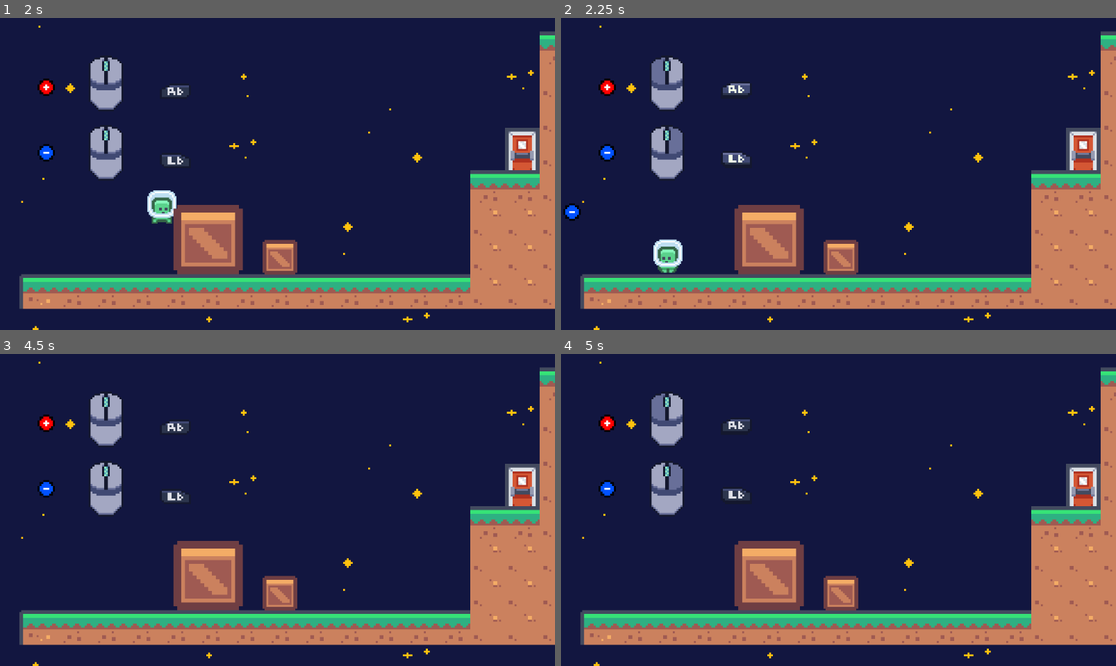
Above: before the commit, frames 1-4 (two rows, left to right).
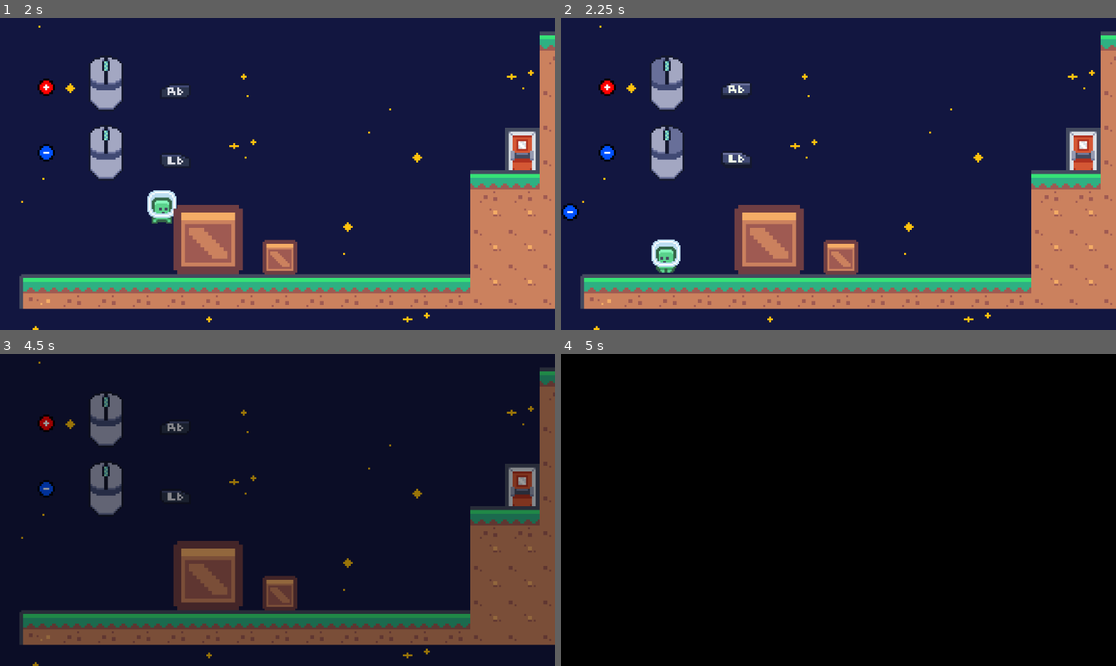
Above: after the commit, the same moments.

Repository: E-Be/GMTK_GJ2024
Game: Godot game, scene res://scenes/levels/level4.tscn
The game is run twice, just before and just after one commit, with the same random seed, the same clock (stepped at 60 frames per second) and the same inputs. This scene is started directly instead of the project's main scene.
Inputs (mouse positions are in pixels of both pictures, inside the frame that each line leads up to):
- Up to frame 1 (2 s): move the mouse to (399, 158) at 0.52 s; hold D (move_right) from 0.53 s (still down); tap S (look_down) at 0.6 s; tap Space (jump) at 0.77, 1.52 s; move the mouse to (166, 189) at 1.27 s; tap W (look_up) at 1.35 s
- Up to frame 2 (2.25 s): move the mouse to (894, 105) at 2.02 s; release D (move_right) at 2.03 s; hold A (move_left) from 2.03 s (still down); hold Right mouse button (shoot_minus) from 2.03 s (still down)
- Up to frame 3 (4.5 s): move the mouse to (249, 572) at 2.77 s; release A (move_left) at 2.78 s; release Right mouse button (shoot_minus) at 2.78 s; hold D (move_right) 2.78-4.28 s; click (249, 572) at 2.85 s; tap Space (jump) at 3.02, 3.77 s; move the mouse to (444, 556) at 3.52 s; tap S (look_down) at 3.6 s; tap Escape (main_menu, bound only after the commit) at 4.15 s; move the mouse to (111, 463) at 4.27 s; hold A (move_left) from 4.28 s (still down); tap W (look_up) at 4.35 s
- Up to frame 4 (5 s): keep holding A (move_left); tap Space (jump) at 4.52 s

Frame 1 is identical in both runs. In frame 2, 0.4% of the frame differs, in the area x 0-22%, y 59-82%; in frame 3, 99%; in frame 4, 100%, in the area x 0-100%, y 0-100%.

Commit message:
Added back to menu button

Diff:
--- a/autoload/scene_manager.gd
+++ b/autoload/scene_manager.gd
@@ -9,6 +9,10 @@
 func _ready():
 	currentScene = "World"
 	setVisible(false)
+
+func _process(delta):
+	if (Input.is_action_pressed("main_menu")):
+		loadLevel("World")
 
 func loadNextLevel():
 	if (currentScene.is_valid_int()):
--- a/project.godot
+++ b/project.godot
@@ -75,6 +75,12 @@
 , Object(InputEventJoypadButton,"resource_local_to_scene":false,"resource_name":"","device":-1,"button_index":8,"pressure":0.0,"pressed":false,"script":null)
 ]
 }
+main_menu={
+"deadzone": 0.5,
+"events": [Object(InputEventKey,"resource_local_to_scene":false,"resource_name":"","device":-1,"window_id":0,"alt_pressed":false,"shift_pressed":false,"ctrl_pressed":false,"meta_pressed":false,"pressed":false,"keycode":0,"physical_keycode":4194305,"key_label":0,"unicode":0,"echo":false,"script":null)
+, Object(InputEventJoypadButton,"resource_local_to_scene":false,"resource_name":"","device":-1,"button_index":4,"pressure":0.0,"pressed":false,"script":null)
+]
+}
 
 [physics]
 
--- a/scenes/projectile.tscn
+++ b/scenes/projectile.tscn
@@ -51,6 +51,7 @@
 [node name="HurtBox" type="Area2D" parent="."]
 collision_layer = 2
 collision_mask = 2
+priority = 1
 script = ExtResource("1_map8l")
 
 [node name="CollisionShape2D" type="CollisionShape2D" parent="HurtBox"]
--- a/scripts/projectile.gd
+++ b/scripts/projectile.gd
@@ -9,6 +9,7 @@
 @onready var sprite = $Sprite2D
 @onready var animation_player = $AnimationPlayer
 @onready var collision_shape_2d = $CollisionShape2D
+@onready var collision_shape_hurtbox = $HurtBox/CollisionShape2D
 
 @export var hurtbox : Hurtbox
 @export var speed : float = 350
@@ -44,6 +45,9 @@
 	sprite.visible = false
 	collision_shape_2d.set_deferred("disabled", true)
 	collision_shape_2d.set_deferred("monitoring", false)
+	collision_shape_hurtbox.set_deferred("disabled", true)
+	collision_shape_hurtbox.set_deferred("monitoring", false)
+
 
 func die():
 	var newParticules = EXPLOSION_PARTICULES.instantiate()
--- a/scripts/weapon.gd
+++ b/scripts/weapon.gd
@@ -30,7 +30,7 @@
 
 	newProjectile.effect = effect
 	newProjectile.direction = direction
-	newProjectile.global_position = global_position + (direction * 11)
+	newProjectile.global_position = global_position + (direction * 12)
 
 	get_tree().get_root().add_child(newProjectile)
 
